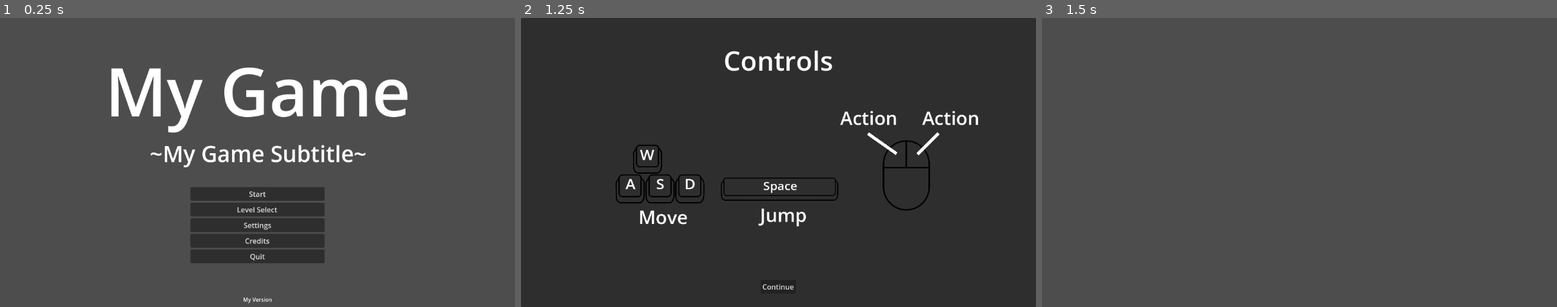
Above: before the commit, frames 1-3 (left to right).
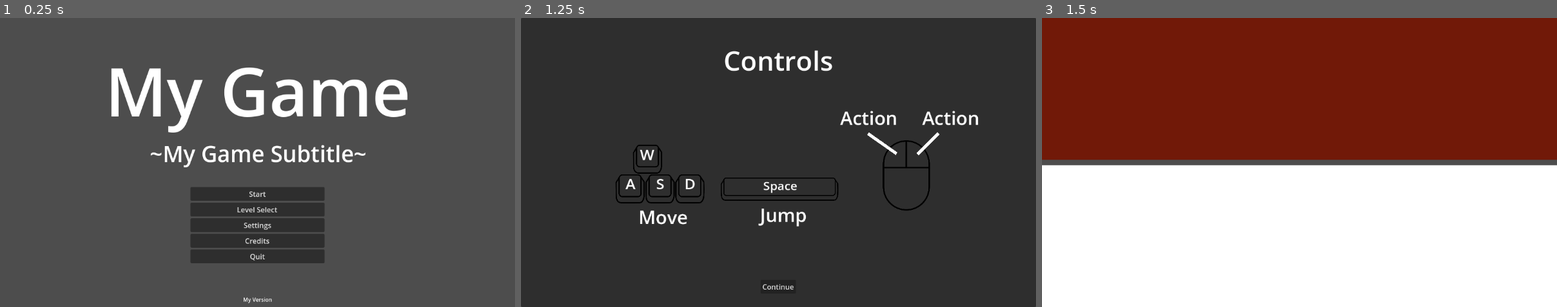
Above: after the commit, the same moments.

Repository: Robert-K/rhythm-defenders
Game: Godot game, scene res://gamemanager/gamemanager.tscn
The game is run twice, just before and just after one commit, with the same random seed, the same clock (stepped at 60 frames per second) and the same inputs.
Inputs:
- Up to frame 1 (0.25 s): no input
- Up to frame 2 (1.25 s): click "Start" at 0.5 s
- Up to frame 3 (1.5 s): click "Continue" at 1.25 s

Frames 1-2 are identical in both runs. In frame 3, 98% of the frame differs, in the area x 0-100%, y 0-100%.

Commit message:
ADD: Split Game & UI View

Diff:
--- a/levels/main_level.tscn
+++ b/levels/main_level.tscn
@@ -1,3 +1,7 @@
-[gd_scene format=3 uid="uid://cyfvcuxi210mg"]
+[gd_scene load_steps=2 format=3 uid="uid://cyfvcuxi210mg"]
+
+[ext_resource type="PackedScene" uid="uid://c7vql0lrwfptu" path="res://scenes/game.tscn" id="1_ilwad"]
 
 [node name="Level1" type="Node2D"]
+
+[node name="CanvasLayer" parent="." instance=ExtResource("1_ilwad")]
--- a/other/main_environment.tres
+++ b/other/main_environment.tres
@@ -11,5 +11,7 @@
 
 [resource]
 sky = SubResource("Sky_n0kbt")
+ambient_light_source = 2
+ambient_light_color = Color(1, 1, 1, 1)
 tonemap_mode = 3
 glow_enabled = true
--- /dev/null
+++ b/scenes/game.tscn
@@ -0,0 +1,46 @@
+[gd_scene load_steps=3 format=3 uid="uid://c7vql0lrwfptu"]
+
+[sub_resource type="StandardMaterial3D" id="StandardMaterial3D_8cj0n"]
+albedo_color = Color(0.4, 0.16600001, 0.088000014, 1)
+
+[sub_resource type="PlaneMesh" id="PlaneMesh_8cj0n"]
+material = SubResource("StandardMaterial3D_8cj0n")
+size = Vector2(1000, 1000)
+
+[node name="CanvasLayer" type="CanvasLayer"]
+
+[node name="VSplitContainer" type="VSplitContainer" parent="."]
+anchors_preset = 15
+anchor_right = 1.0
+anchor_bottom = 1.0
+grow_horizontal = 2
+grow_vertical = 2
+
+[node name="SubViewportContainer" type="SubViewportContainer" parent="VSplitContainer"]
+layout_mode = 2
+size_flags_vertical = 3
+stretch = true
+
+[node name="SubViewport" type="SubViewport" parent="VSplitContainer/SubViewportContainer"]
+handle_input_locally = false
+size = Vector2i(1152, 318)
+render_target_update_mode = 4
+
+[node name="Game" type="Node" parent="VSplitContainer/SubViewportContainer/SubViewport"]
+
+[node name="GameUI" type="CanvasLayer" parent="VSplitContainer/SubViewportContainer/SubViewport/Game"]
+
+[node name="World" type="Node3D" parent="VSplitContainer/SubViewportContainer/SubViewport/Game"]
+
+[node name="Camera3D" type="Camera3D" parent="VSplitContainer/SubViewportContainer/SubViewport/Game/World"]
+transform = Transform3D(1, 0, 0, 0, 0.25881907, 0.9659258, 0, -0.9659258, 0.25881907, 0, 10, 0)
+
+[node name="Floor" type="MeshInstance3D" parent="VSplitContainer/SubViewportContainer/SubViewport/Game/World"]
+mesh = SubResource("PlaneMesh_8cj0n")
+
+[node name="BottomUI" type="MarginContainer" parent="VSplitContainer"]
+layout_mode = 2
+size_flags_vertical = 3
+
+[node name="ColorRect" type="ColorRect" parent="VSplitContainer/BottomUI"]
+layout_mode = 2
Not shown, changed: icon.svg.import
Not shown, changed: textures/Keycap.svg.import
Not shown, changed: textures/Mouse.svg.import
Not shown, changed: textures/Revert.svg.import
Not shown, changed: textures/Space.svg.import
